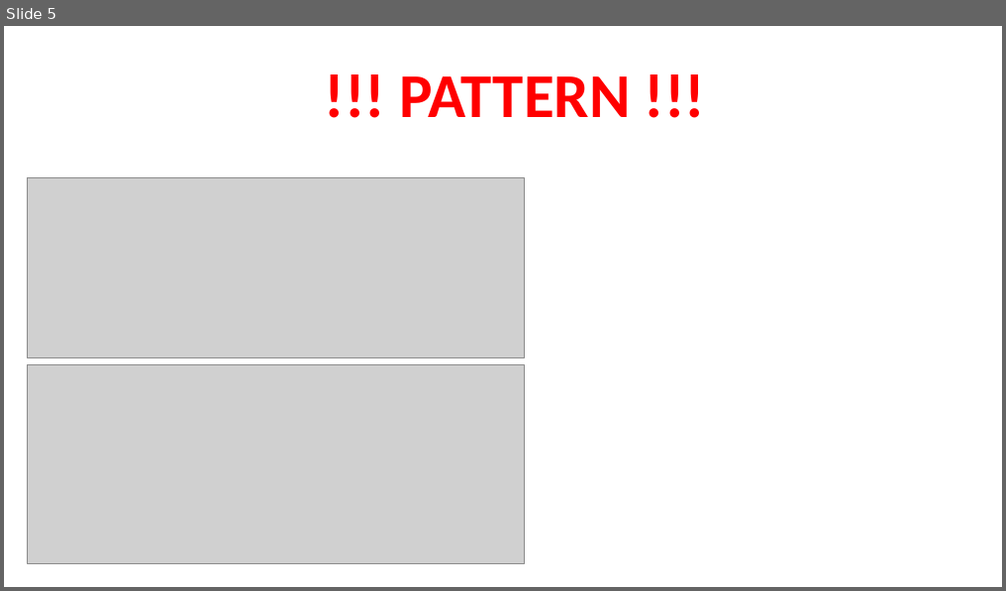
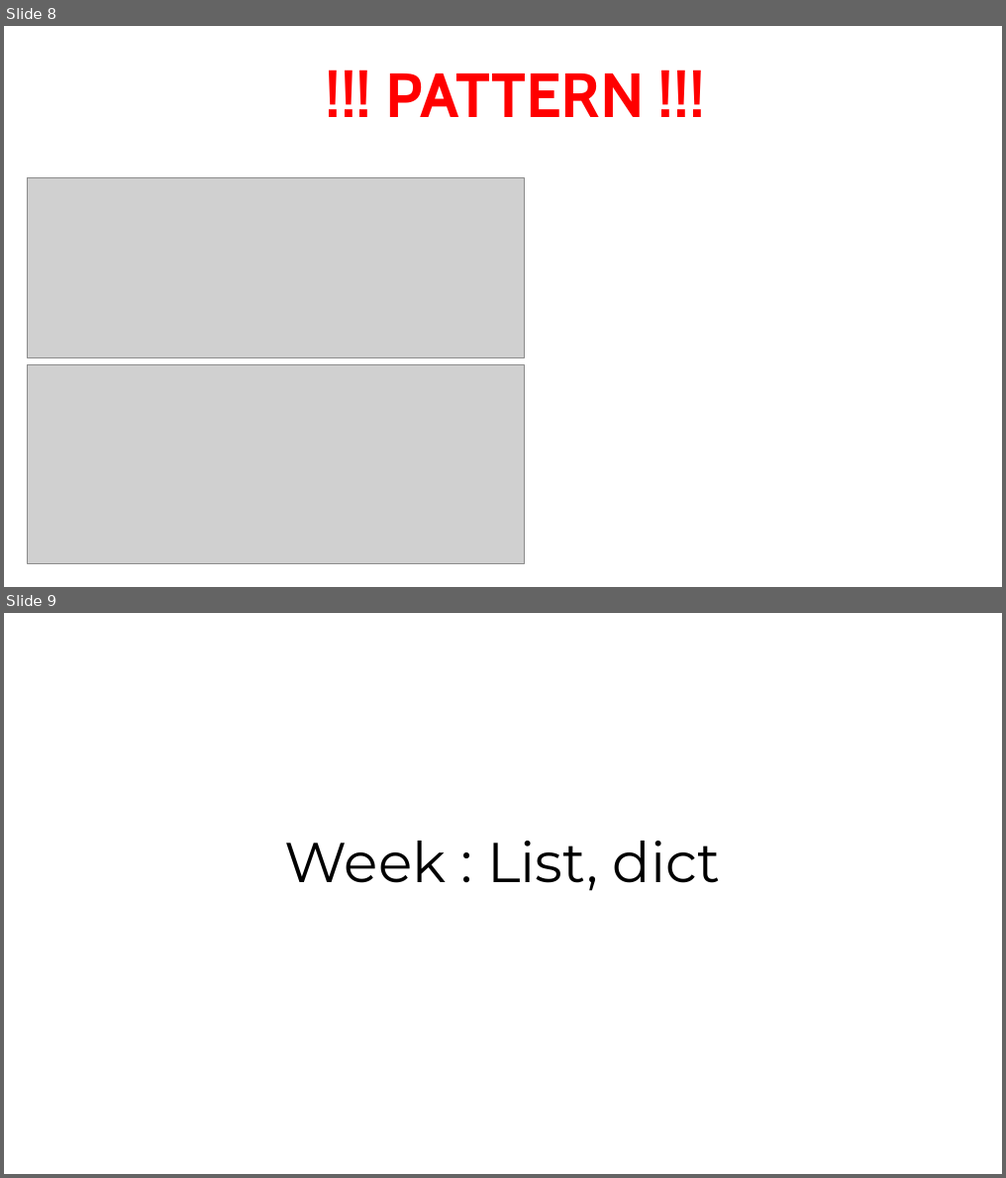
Before and after one commit to Chenct-jonathan/25ss_PyLab, a slide deck: slides/Python_Workshop_9.pptx. Shown one above the other, each under a label of ours: slide 5 before the commit, slides 8 and 9 after it. The pictures are 1006x591 and 1006x1178 pixels, drawn with LibreOffice and Linux fonts; fonts in the diff are those of the drawing; grey boxes stand for pictures. Boxes give left, top, right and bottom in pixels: in the first picture for what was removed or moved away, otherwise in the second. Text is boxed around its words. In the diff, an @@ line names an element or a change of style, - is before the commit and + after.

```diff
--- a/slides/Python_Workshop_9.pptx
+++ b/slides/Python_Workshop_9.pptx
@@ slide 9 added at (4,613,1002,1174), background #FFFFFF @@
@@ title added at (285,841,721,891), 54 pt, text #000000 @@
+Week : List, dict
@@ what was slide 5 is now slide 8 @@
@@ slide 8 changed as well @@
@@ title "!!! PATTERN !!!" at (386,74,645,117): font Calibri to Cabin @@
```
Also in this commit, not shown: 4 other slides changed, 7 other slides added.
